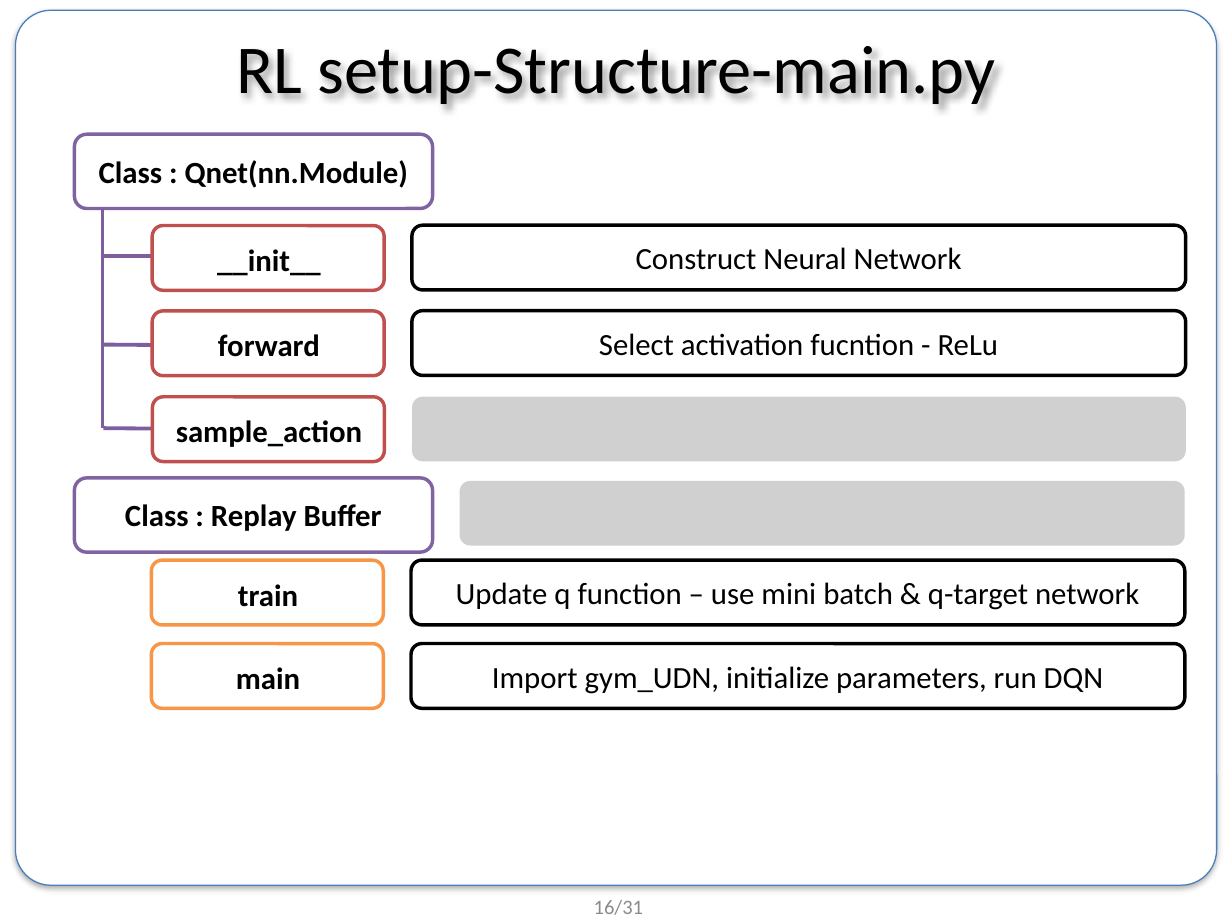
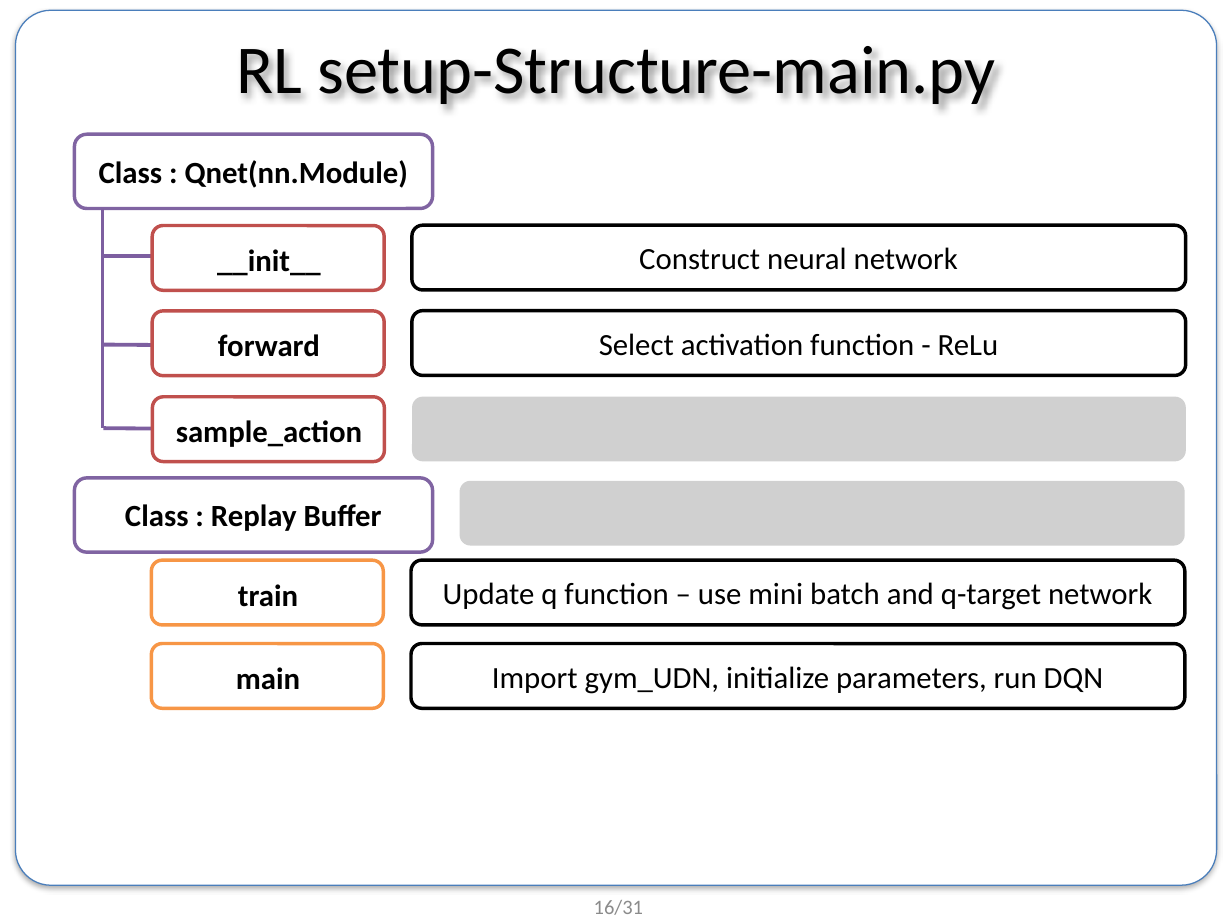
Before and after one commit to BongSangKim/UGRP, a slide deck: slide 16 of Survey meeting/인턴 발표 준비/0725 summer internship final presentation.pptx. Drawn at 1232x924 pixels with LibreOffice and Linux fonts; fonts in the diff are those of the drawing; grey boxes stand for pictures; background and template pictures are left out. Boxes give left, top, right and bottom in pixels: in the first picture for what was removed or moved away, otherwise in the second. Text is boxed around its words. In the diff, an @@ line names an element or a change of style, - is before the commit and + after.

```diff
--- a/Survey meeting/인턴 발표 준비/0725 summer internship final presentation.pptx
+++ b/Survey meeting/인턴 발표 준비/0725 summer internship final presentation.pptx
@@ text in rounded rectangle at <box>639,247,958,270</box>: text changed @@
-Construct Neural Network
+Construct neural network
@@ text in rounded rectangle at <box>599,333,999,356</box>: text changed @@
-Select activation fucntion - ReLu
+Select activation function - ReLu
@@ text in rounded rectangle at <box>443,582,1152,610</box>: text changed @@
-Update q function – use mini batch & q-target network
+Update q function – use mini batch and q-target network
```
Also in this commit, not shown: 1 other slide changed.
